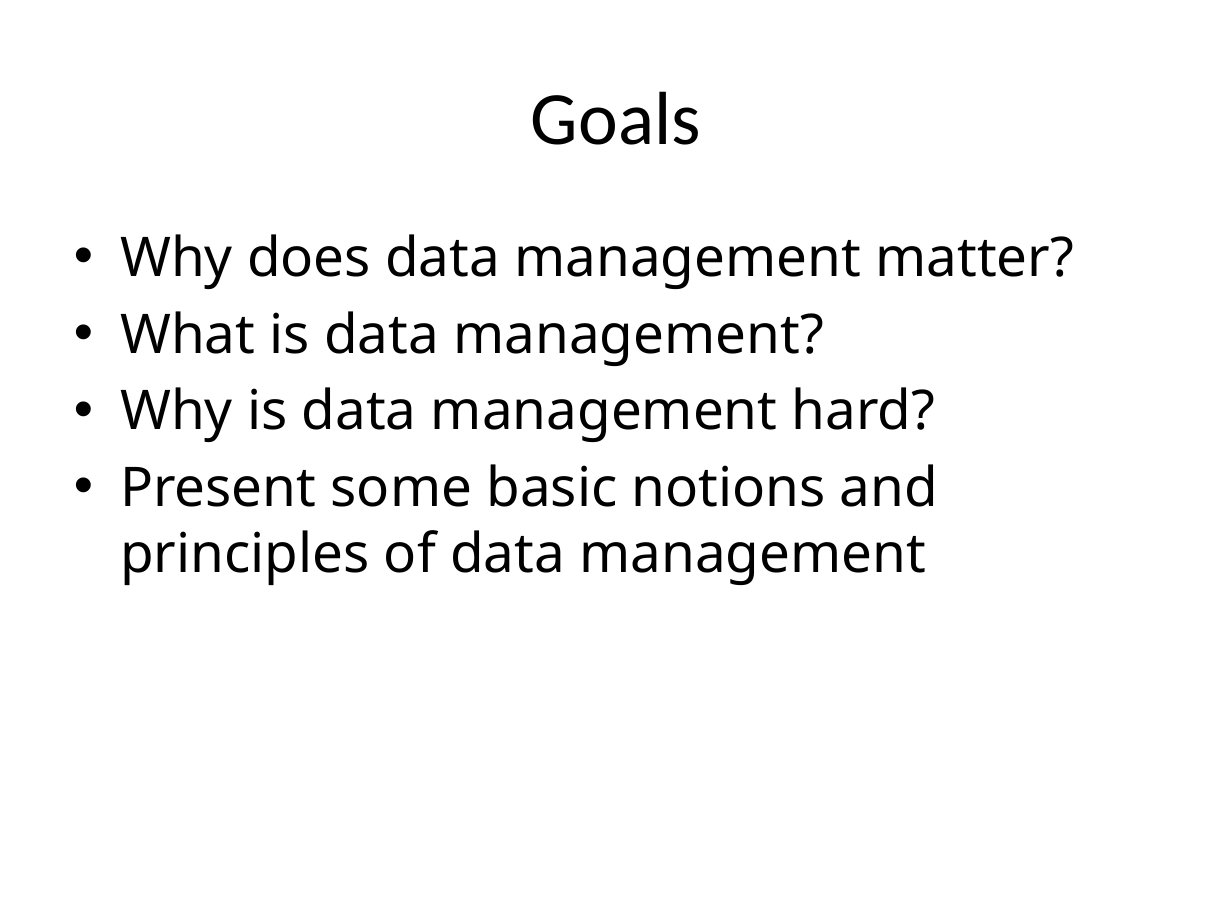
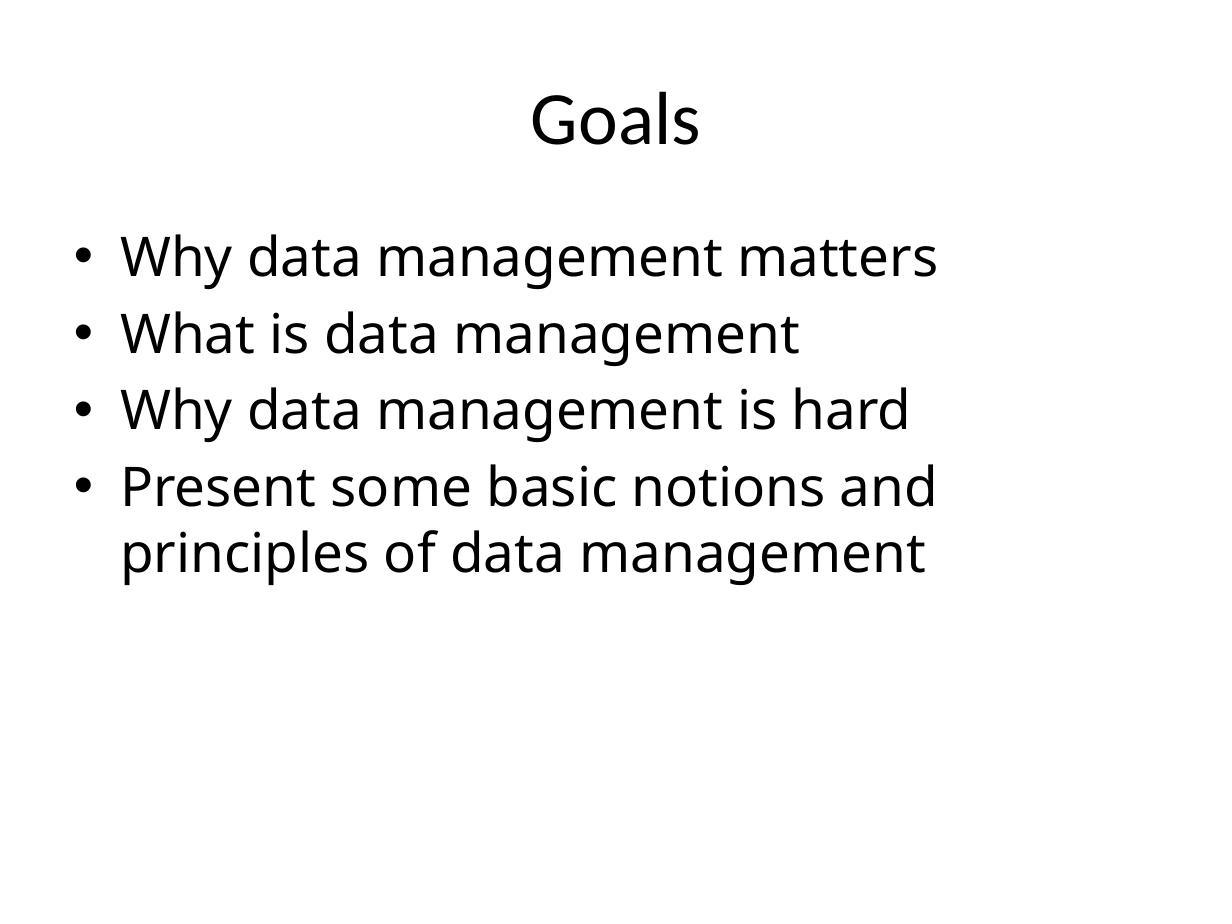
Before and after one commit to NCEAS/oss-2014, a slide deck: slide 3 of day-03/DataMgmnt_v0.pptx (slide 2 before the commit). Drawn at 1232x924 pixels with LibreOffice and Linux fonts; fonts in the diff are those of the drawing. Boxes give left, top, right and bottom in pixels: in the first picture for what was removed or moved away, otherwise in the second. Text is boxed around its words. In the diff, an @@ line names an element or a change of style, - is before the commit and + after.

```diff
--- a/day-03/DataMgmnt_v0.pptx
+++ b/day-03/DataMgmnt_v0.pptx
@@ text at <box>120,234,938,442</box>: text changed @@
-• Why does data management matter?
-• What is data management?
-• Why is data management hard?
+• Why data management matters
+• What is data management
+• Why data management is hard
```
Also in this commit, not shown: 9 other slides changed, 8 slides added, 1 slide removed.
